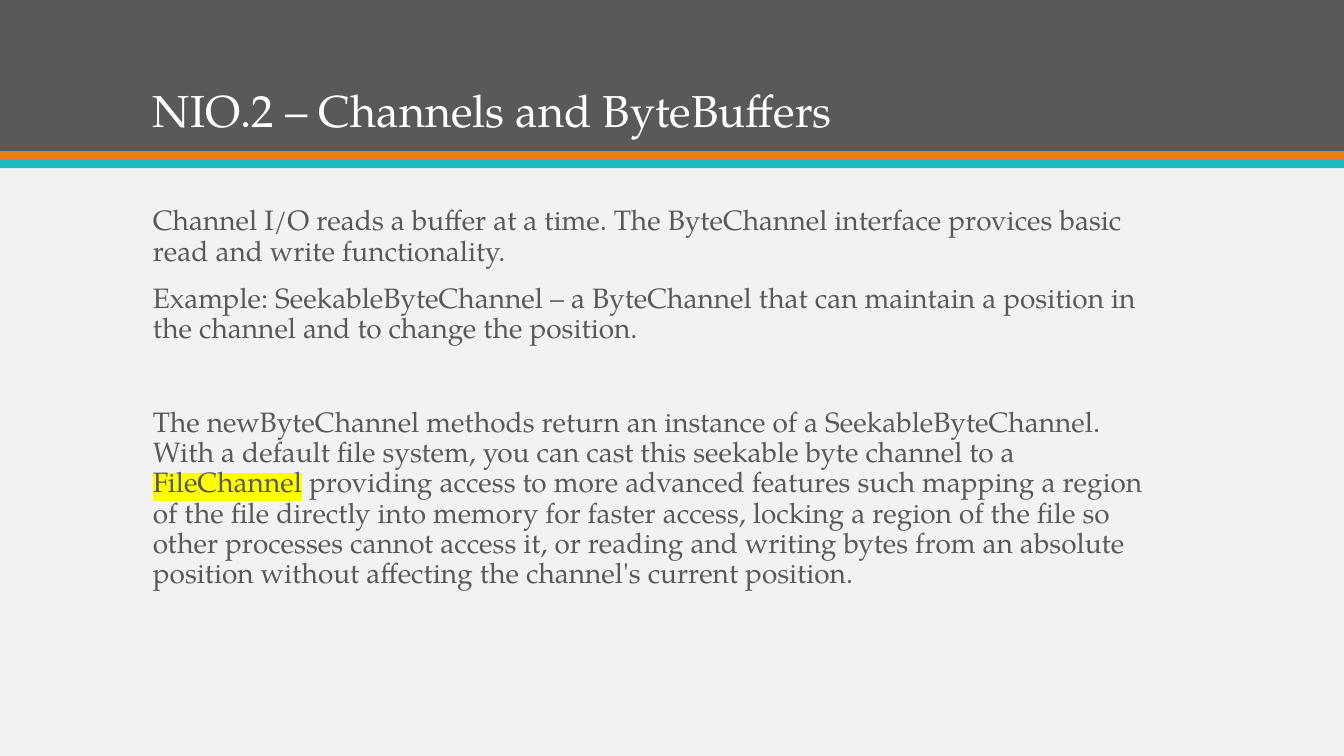
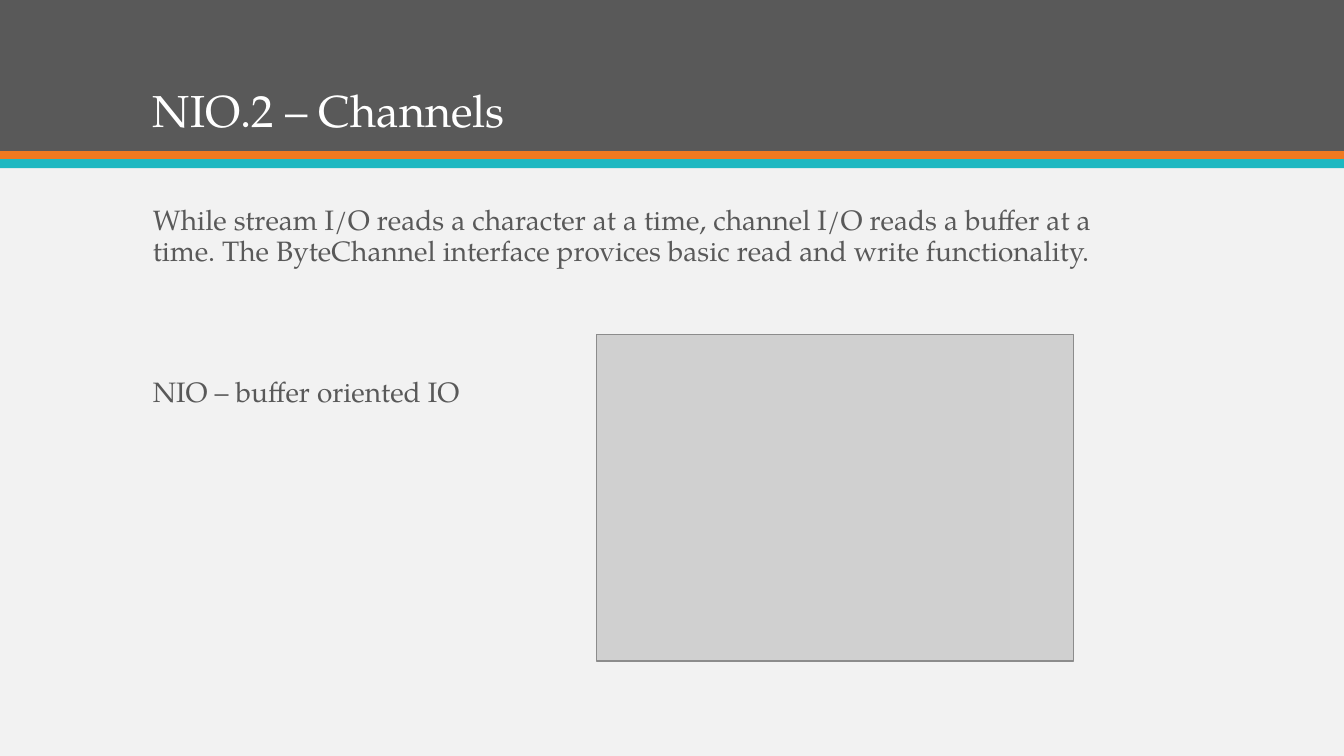
Before and after one commit to KKAries/my-repository, a slide deck: slide 23 of Brief Introduction of Java 7.pptx (slide 18 before the commit). Drawn at 1344x756 pixels with LibreOffice and Linux fonts; fonts in the diff are those of the drawing; grey boxes stand for pictures. Boxes give left, top, right and bottom in pixels: in the first picture for what was removed or moved away, otherwise in the second. Text is boxed around its words. In the diff, an @@ line names an element or a change of style, - is before the commit and + after.

```diff
--- a/Brief Introduction of Java 7.pptx
+++ b/Brief Introduction of Java 7.pptx
@@ title at bbox=[153, 94, 505, 128]: text changed @@
-NIO.2 – Channels and ByteBuffers
+NIO.2 – Channels
@@ text at bbox=[153, 209, 1091, 403]: text changed @@
-Channel I/O reads a buffer at a time. The ByteChannel interface provices basic read and write functionality.
-Example: SeekableByteChannel – a ByteChannel that can maintain a position in the channel and to change the position.
-The newByteChannel methods return an instance of a SeekableByteChannel. With a default file system, you can cast this seekable byte channel to a FileChannel providing access to more advanced features such mapping a region of the file directly into memory for faster access, locking a region of the file so other processes cannot access it, or reading and writing bytes from an absolute position without affecting the channel's current position.
+While stream I/O reads a character at a time, channel I/O reads a buffer at a time. The ByteChannel interface provices basic read and write functionality.
+NIO – buffer oriented IO
@@ picture added at bbox=[597, 335, 1075, 661] @@
```
Also in this commit, not shown: 17 other slides changed, 12 slides added, 3 slides removed, 2 other files.
